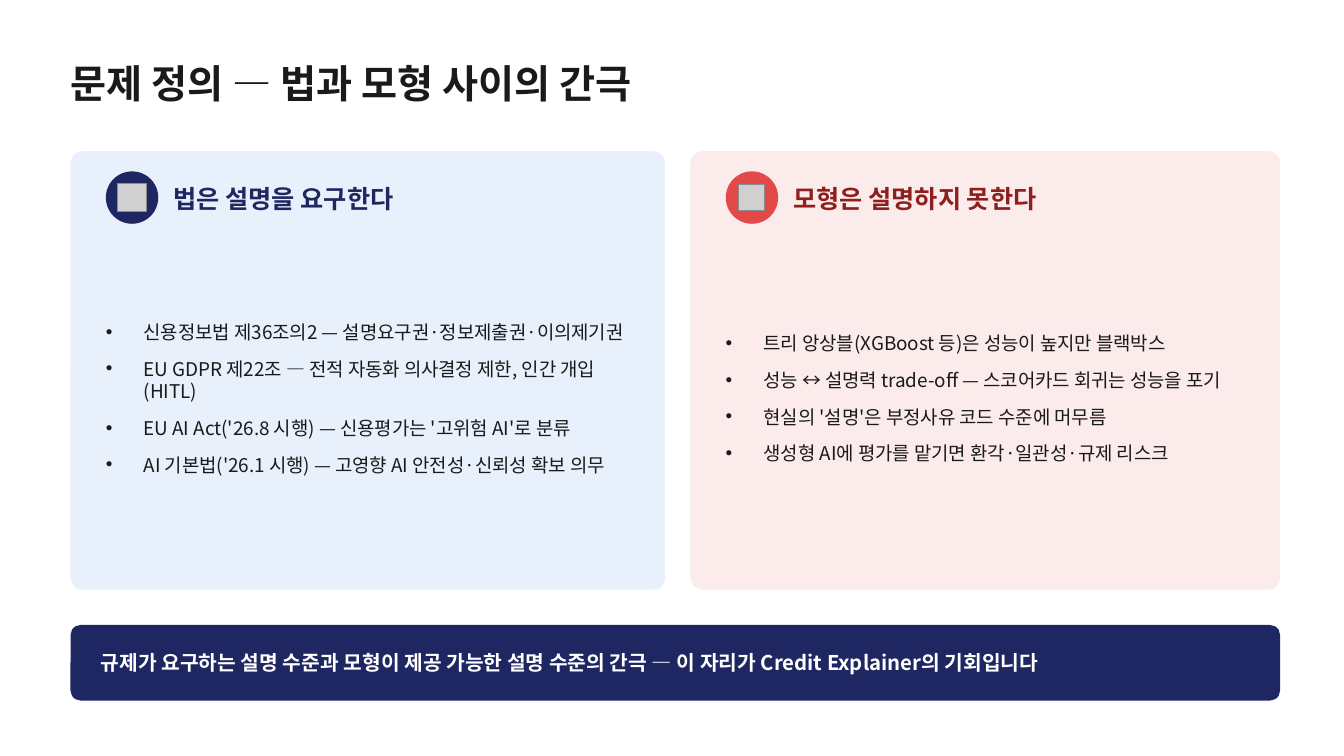
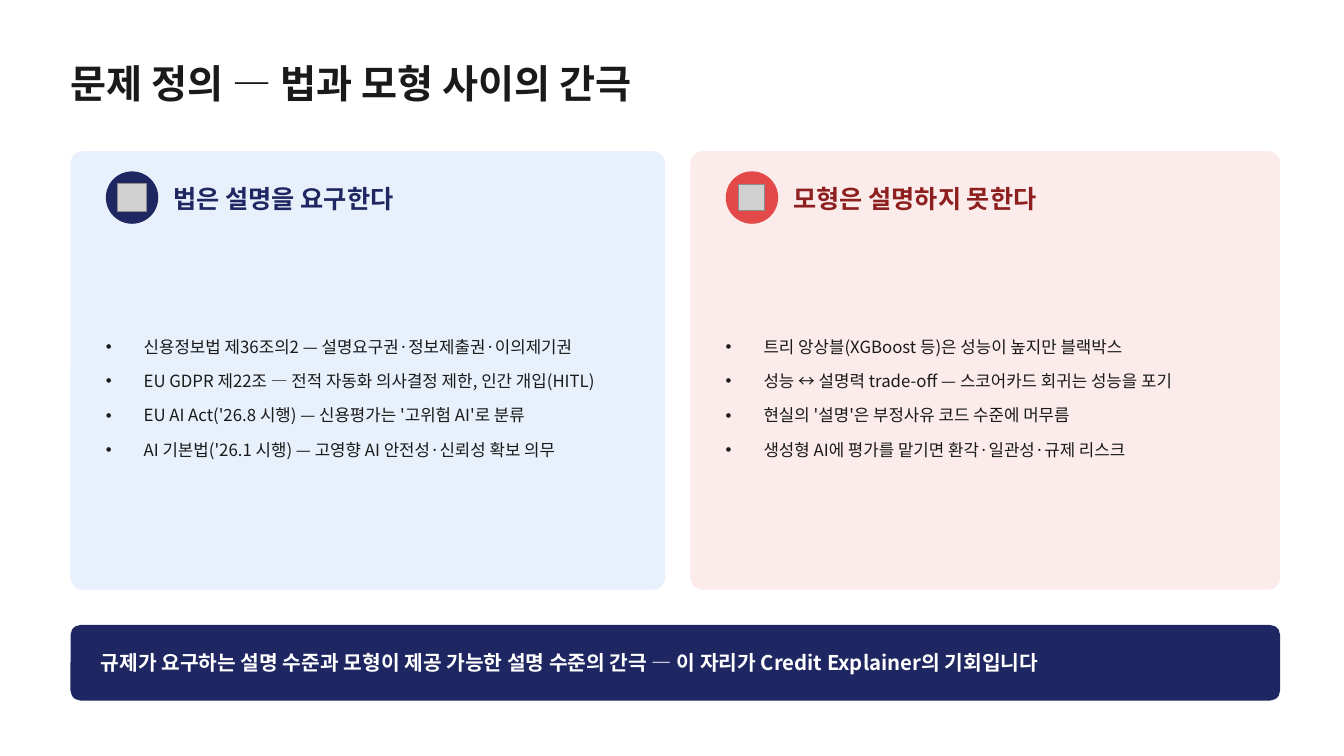
Before and after one commit to gwpark-dev/credit-explainer, a slide deck: slide 6 of CreditExplainer_발표자료_박건우.pptx. Drawn at 1344x756 pixels with LibreOffice and Linux fonts; fonts in the diff are those of the drawing; grey boxes stand for pictures. Boxes give left, top, right and bottom in pixels: in the first picture for what was removed or moved away, otherwise in the second. Text is boxed around its words. In the diff, an @@ line names an element or a change of style, - is before the commit and + after.

```diff
--- a/CreditExplainer_발표자료_박건우.pptx
+++ b/CreditExplainer_발표자료_박건우.pptx
@@ text "신용정보법 제36조의2 — 설명요구권·정보제출권·이의제기권" at [144,339,595,459]: size 13.5 to 12 pt @@
@@ text "트리 앙상블(XGBoost 등)은 성능이 높지만 ..." at [764,339,1172,458]: size 13.5 to 12 pt @@
```
Also in this commit, not shown: 5 other slides changed, 3 slides removed, 4 other files.
